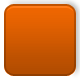
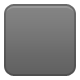
Before/after of a (80, 80) layered artwork. What changed in the layer stack:
added group "Disabled" with 1 layers above "Selected" over [left=4, top=4, right=76, bottom=76]
added layer "Button" (2nd of 3, in "Disabled") in group "Disabled" over [left=4, top=4, right=76, bottom=76]
renamed "Layer 0" to "Button", moved it into group "Selected" over [left=4, top=4, right=76, bottom=76]
